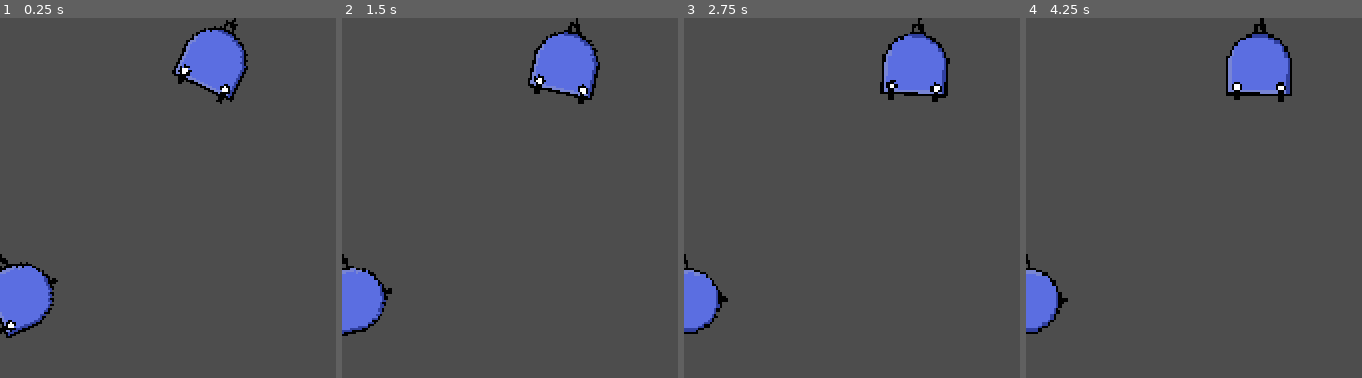
Above: before the commit, frames 1-4 (left to right).
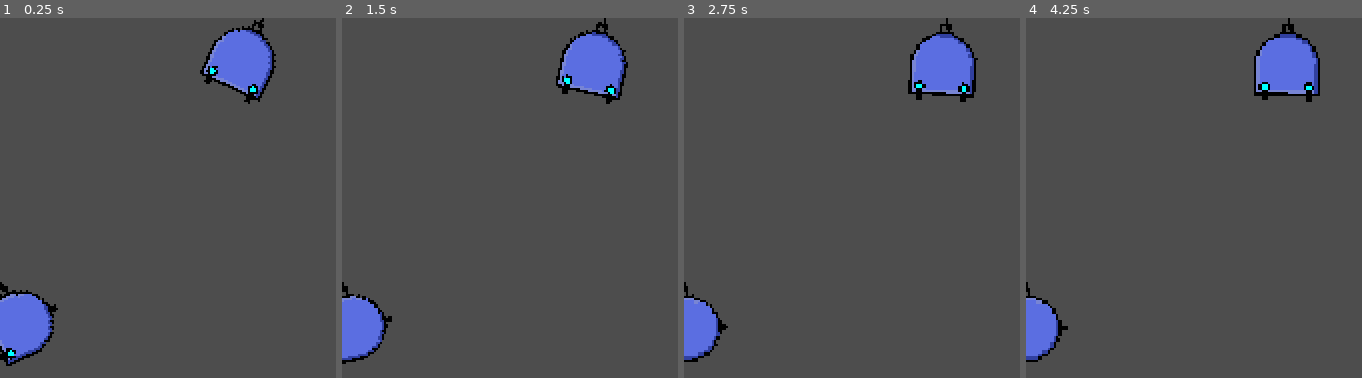
Above: after the commit, the same moments.

Repository: triangle-int/logi-charm
Game: Godot game, scene res://scenes/levels/enabled/level_0.tscn
The game is run twice, just before and just after one commit, with the same random seed, the same clock (stepped at 60 frames per second) and the same inputs. This scene is started directly instead of the project's main scene.
Inputs (mouse positions are in pixels of both pictures, inside the frame that each line leads up to):
- Up to frame 1 (0.25 s): no input
- Up to frame 2 (1.5 s): tap Enter (ui_accept) at 0.5, 0.77 s; move the mouse to (outside the picture) at 0.52 s; move the mouse to (outside the picture) at 1.27 s
- Up to frame 3 (2.75 s): tap Enter (ui_accept) at 1.52 s; move the mouse to (outside the picture) at 2.02 s
- Up to frame 4 (4.25 s): move the mouse to (outside the picture) at 2.77 s; tap Enter (ui_accept) at 3.02, 3.77 s; move the mouse to (outside the picture) at 3.52 s

The runs differ from the first frame. In frame 1, 7.1% of the frame differs, in the area x 0-83%, y 0-97%; in frame 2, 6.3%; in frame 3, 5.9%; in frame 4, 5.8%.

Commit message:
Implemented memory cells

Diff:
--- a/scenes/components/and_component.tscn
+++ b/scenes/components/and_component.tscn
@@ -1,14 +1,17 @@
-[gd_scene load_steps=4 format=3 uid="uid://blp38uqok1hw2"]
+[gd_scene load_steps=6 format=3 uid="uid://blp38uqok1hw2"]
 
 [ext_resource type="Script" path="res://scripts/components/and_component.gd" id="1_bxudu"]
 [ext_resource type="Texture2D" uid="uid://e4udc2n6ulhw" path="res://sprites/gates/and_gate.png" id="2_1v5j2"]
+[ext_resource type="Script" path="res://scripts/memory_view.gd" id="3_bljb8"]
+[ext_resource type="Texture2D" uid="uid://bicsi3j6h1x45" path="res://sprites/one_pixel.png" id="3_rj5ls"]
 
 [sub_resource type="RectangleShape2D" id="RectangleShape2D_55004"]
 size = Vector2(54, 50)
 
-[node name="AndComponent" type="Node2D"]
+[node name="AndComponent" type="Node2D" node_paths=PackedStringArray("memory_view")]
 script = ExtResource("1_bxudu")
 width = 1
+memory_view = NodePath("RigidBody2D/Sprite2D/MemoryView")
 
 [node name="PinJoint2D" type="PinJoint2D" parent="."]
 node_a = NodePath("../StaticBody2D")
@@ -27,6 +30,67 @@
 scale = Vector2(2, 2)
 texture = ExtResource("2_1v5j2")
 hframes = 4
+frame = 1
+
+[node name="MemoryView" type="Node2D" parent="RigidBody2D/Sprite2D" node_paths=PackedStringArray("led_groups")]
+script = ExtResource("3_bljb8")
+high_color = Color(1, 0, 1, 1)
+low_color = Color(0, 1, 1, 1)
+led_groups = [NodePath("MemoryViewUp"), NodePath("MemoryViewLeft"), NodePath("MemoryViewDown"), NodePath("MemoryViewRight")]
+
+[node name="MemoryViewUp" type="Node2D" parent="RigidBody2D/Sprite2D/MemoryView"]
+position = Vector2(9.53674e-07, 9)
+
+[node name="InnerSprite" type="Sprite2D" parent="RigidBody2D/Sprite2D/MemoryView/MemoryViewUp"]
+position = Vector2(-8, 0)
+scale = Vector2(2, 2)
+texture = ExtResource("3_rj5ls")
+
+[node name="OuterSprite" type="Sprite2D" parent="RigidBody2D/Sprite2D/MemoryView/MemoryViewUp"]
+position = Vector2(8, 0)
+scale = Vector2(2, 2)
+texture = ExtResource("3_rj5ls")
+
+[node name="MemoryViewLeft" type="Node2D" parent="RigidBody2D/Sprite2D/MemoryView"]
+position = Vector2(7, 1)
+rotation = 1.5708
+
+[node name="InnerSprite" type="Sprite2D" parent="RigidBody2D/Sprite2D/MemoryView/MemoryViewLeft"]
+position = Vector2(8, 0)
+scale = Vector2(2, 2)
+texture = ExtResource("3_rj5ls")
+
+[node name="OuterSprite" type="Sprite2D" parent="RigidBody2D/Sprite2D/MemoryView/MemoryViewLeft"]
+position = Vector2(-8, 0)
+scale = Vector2(2, 2)
+texture = ExtResource("3_rj5ls")
+
+[node name="MemoryViewDown" type="Node2D" parent="RigidBody2D/Sprite2D/MemoryView"]
+position = Vector2(4.76837e-07, -8)
+
+[node name="OuterSprite" type="Sprite2D" parent="RigidBody2D/Sprite2D/MemoryView/MemoryViewDown"]
+position = Vector2(-8, 0)
+scale = Vector2(2, 2)
+texture = ExtResource("3_rj5ls")
+
+[node name="InnerSprite" type="Sprite2D" parent="RigidBody2D/Sprite2D/MemoryView/MemoryViewDown"]
+position = Vector2(8, 0)
+scale = Vector2(2, 2)
+texture = ExtResource("3_rj5ls")
+
+[node name="MemoryViewRight" type="Node2D" parent="RigidBody2D/Sprite2D/MemoryView"]
+position = Vector2(-7, 1)
+rotation = 1.5708
+
+[node name="InnerSprite" type="Sprite2D" parent="RigidBody2D/Sprite2D/MemoryView/MemoryViewRight"]
+position = Vector2(-8, 0)
+scale = Vector2(2, 2)
+texture = ExtResource("3_rj5ls")
+
+[node name="OuterSprite" type="Sprite2D" parent="RigidBody2D/Sprite2D/MemoryView/MemoryViewRight"]
+position = Vector2(8, 0)
+scale = Vector2(2, 2)
+texture = ExtResource("3_rj5ls")
 
 [node name="CollisionShape2D" type="CollisionShape2D" parent="RigidBody2D"]
 position = Vector2(0, 35)
--- a/scenes/levels/enabled/level_0.tscn
+++ b/scenes/levels/enabled/level_0.tscn
@@ -1,27 +1,31 @@
 [gd_scene load_steps=4 format=3 uid="uid://ci2gb164bp2m7"]
 
 [ext_resource type="Script" path="res://scripts/level.gd" id="1_d8uip"]
-[ext_resource type="Resource" uid="uid://doecm0xpoypst" path="res://resources/rings/ring_1.tres" id="2_j10b8"]
+[ext_resource type="Resource" uid="uid://sg3uasvec28l" path="res://resources/rings/ring_2.tres" id="2_gf2mh"]
 [ext_resource type="PackedScene" uid="uid://blp38uqok1hw2" path="res://scenes/components/and_component.tscn" id="3_owioq"]
 
 [node name="Level" type="Node"]
 script = ExtResource("1_d8uip")
-rings_config = ExtResource("2_j10b8")
+rings_config = ExtResource("2_gf2mh")
 
 [node name="AndComponent1" parent="." instance=ExtResource("3_owioq")]
-position = Vector2(169.75, 0)
+position = Vector2(189.75, 0)
+width = 2
 
 [node name="AndComponent2" parent="." instance=ExtResource("3_owioq")]
-position = Vector2(-0.0345735, -169.75)
+position = Vector2(-0.038647, -189.75)
 rotation = 1.571
 angle = 1.571
+width = 2
 
 [node name="AndComponent3" parent="." instance=ExtResource("3_owioq")]
-position = Vector2(-169.75, 0.0691471)
+position = Vector2(-189.75, 0.077294)
 rotation = 3.142
 angle = 3.142
+width = 2
 
 [node name="AndComponent" parent="." instance=ExtResource("3_owioq")]
-position = Vector2(-0.0660294, 169.75)
+position = Vector2(-0.073809, 189.75)
 rotation = 4.712
 angle = 4.712
+width = 2
--- a/scenes/levels/enabled/level_1.tscn
+++ b/scenes/levels/enabled/level_1.tscn
@@ -11,10 +11,15 @@
 rings_config = ExtResource("2_8xkvi")
 
 [node name="InitComponent" parent="." instance=ExtResource("2_j3qwm")]
+position = Vector2(169.75, 0)
 
 [node name="NotComponent" parent="." instance=ExtResource("4_mtiev")]
+position = Vector2(-0.0345735, -169.75)
+rotation = 1.571
 angle = 1.571
 
 [node name="EndComponent" parent="." instance=ExtResource("6_rsbyf")]
+position = Vector2(-169.75, 0.0691471)
+rotation = 3.142
 activation_seq = Array[bool]([true, false])
 angle = 3.142
--- a/scripts/components/base_component.gd
+++ b/scripts/components/base_component.gd
@@ -5,17 +5,21 @@
 @export_range(0, TAU) var angle: float
 @export var attached_to: int
 @export var width: int
+@export var memory_view: MemoryView
 
 var memory: Dictionary = {}
 
 func _ready():
+	if memory_view != null:
+		memory_view.set_angle(angle)
+
 	for ring in range(width):
-		memory[ring] = false
+		set_memory(ring, false)
 
 func receive_signal(index: int, high: bool):
 	print("%s received %s from ring %d" %[name, '1' if high else '0', index])
 	var local_index = index - attached_to
-	memory[local_index] = high
+	set_memory(local_index, high)
 	_on_receive(local_index, high)
 
 func _on_receive(index: int, high: bool):
@@ -24,3 +28,11 @@
 func send_signal(index: int, high: bool):
 	var global_index = index + attached_to
 	ComponentsSignals.send_signal(global_index, high, self)
+
+func set_memory(index: int, high: bool):
+	memory[index] = high
+
+	if memory_view == null:
+		return
+
+	memory_view.on_memory_set(index, high)
--- a/scripts/components/rotatable_component.gd
+++ b/scripts/components/rotatable_component.gd
@@ -7,6 +7,6 @@
 func _ready():
 	super()
 
-	var index: int = floor(((angle + PI / 4) / TAU) * 4)
+	var index = floor(((angle + PI / 4) / TAU) * 4) as int
 	var frame = {0: 0, 1: 3, 2: 1, 3: 2}[index]
 	sprite_2d.frame = frame
--- /dev/null
+++ b/scripts/memory_view.gd
@@ -0,0 +1,33 @@
+class_name MemoryView
+
+extends Node
+
+@export var high_color: Color
+@export var low_color: Color
+@export var led_groups: Array[Node]
+
+var view_index: int
+
+func set_angle(angle: float):
+	view_index = floor(((angle + PI / 4) / TAU) * 4)
+
+	for group in led_groups:
+		for led in group.get_children():
+			led.visible = false
+
+	if view_index > len(led_groups):
+		return
+
+	for led in led_groups[view_index].get_children():
+		led.visible = true
+
+func on_memory_set(index: int, high: bool):
+	if view_index > len(led_groups):
+		return
+
+	var group = led_groups[view_index]
+
+	if index > len(group.get_children()):
+		return
+
+	group.get_children()[index].self_modulate = high_color if high else low_color
